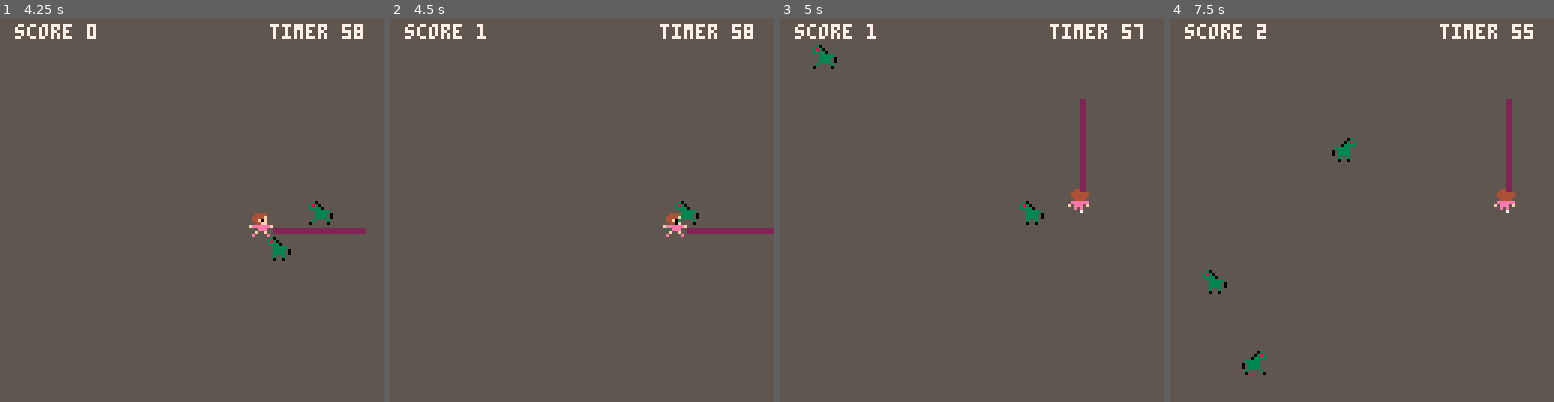
Above: before the commit, frames 1-4 (left to right).
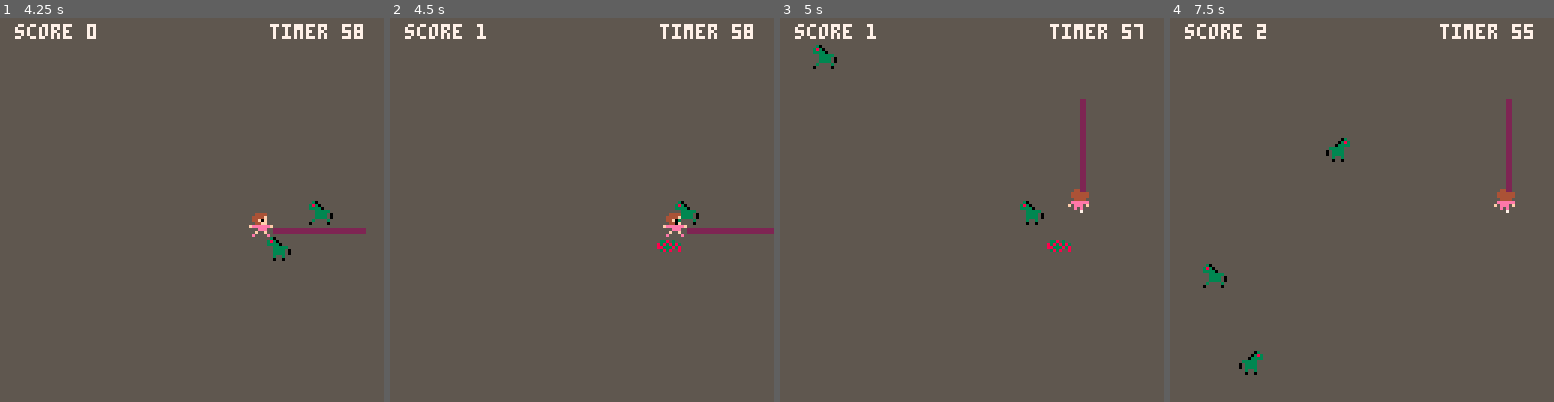
Above: after the commit, the same moments.

Repository: adkinsrs/NoRemorseForAnUndeadHorse
Game: PICO-8 cartridge no_remorse_for_the_undead_horse.p8
Two runs of this game, one before a commit and one after it. Both use one fixed random seed, a clock stepped at 60 frames per second and the inputs below.
Inputs:
- Up to frame 1 (4.25 s): tap X (X key) at 0.33, 1.07, 1.85, 2.97, 4.08 s; tap O (Z key) at 0.7, 1.7, 2.1, 2.5, 2.9, 3.3, 3.7, 4.1 s; hold Right 1.6-2.1 s; hold Up 2.15-2.42 s; hold Right 2.47-3.03 s; hold Left 3.08-3.58 s; hold Down 3.63-3.97 s; hold Right from 4.02 s (still down)
- Up to frame 2 (4.5 s): keep holding Right
- Up to frame 3 (5 s): tap O (Z key) at 4.5, 4.9 s; release Right at 4.68 s; hold Up from 4.73 s (still down)
- Up to frame 4 (7.5 s): release Up at 5.03 s; hold Left 5.08-5.68 s; tap X (X key) at 5.2, 6.32, 7.43 s; tap O (Z key) every 0.4 s from 5.3 to 7.3 s; hold Down 5.73-6.03 s; hold Right 6.08-6.58 s; hold Right 6.63-7.13 s; hold Up 7.18-7.45 s

Frame 1 is identical in both runs. In frame 2, 0.2% of the frame differs, in the area x 69-76%, y 57-61%; in frame 3, 0.2%; in frame 4, 0.6%, in the area x 8-49%, y 31-93%.

Commit message:
added death state

Diff:
--- a/no_remorse_for_the_undead_horse.p8
+++ b/no_remorse_for_the_undead_horse.p8
@@ -42,6 +42,7 @@
 
 	enemies={}
 
+	sfx(2)
 	palt(0,false)
 	palt(5,true)
 end
@@ -100,7 +101,15 @@
 		e.y+=e.dy
 		e.t+=1
 
-		if e.t%8<3 then e.s=7 else e.s=6 end
+		if e.alive then
+			if e.t%8<3 then e.s=7 else e.s=6 end
+		else
+			e.s = 8
+			e.dx = 0
+			e.dy = 0
+			e.w=0
+			e.h=0
+		end
 
 		if e.t==128 then
 			del(enemies,e)
@@ -109,7 +118,9 @@
 
 		if collide(pole,e) and pole.active then
 			sfx(1)
-			del(enemies,e)
+			-- leave blood pile
+			e.alive=false
+			e.t=64
 			score +=1
 		end
 	end
@@ -188,6 +199,7 @@
 	if rnd(1)<0.5 then right=false end
 	add(enemies, {
 		s=6
+		,alive=true
 		,x=(right and (dx>0 and 0 or 119) or flr(rnd(120)))
 		,y=(right and flr(rnd(120)) or (dy>0 and 0 or 119))
 		,w=8
@@ -311,14 +323,15 @@
 end
 
 __gfx__
-00000000554444555544445555444455554444555544445553055555530555550000000000000000000000000000000000000000000000000000000000000000
-0000000054f444455444444554444f5554444f5554f4444538305555383055550000000000000000000000000000000000000000000000000000000000000000
-00700700540f0f4554444445544f0f55544f0f55540f0f4533330555333305550000000000000000000000000000000000000000000000000000000000000000
-0007700055fffe55554444555544ff555544ff5555fffe5555333335553333350000000000000000000000000000000000000000000000000000000000000000
-000770005eeeeee55eeeeee55eeeee55feeeeeef5eeeeee555333350553333500000000000000000000000000000000000000000000000000000000000000000
-007007005feeee5f5f5eee5f5f5eee55555eee55f5eeeef555333350553333500000000000000000000000000000000000000000000000000000000000000000
-0000000055ee5e55555e5e55555ff55555f55f5555e5ee5555355355535555350000000000000000000000000000000000000000000000000000000000000000
-000000005577555555575555555ee5555e5555e55555775555055055055555050000000000000000000000000000000000000000000000000000000000000000
-
-
-
+00000000554444555544445555444455554444555544445553055555530555555555555500000000000000000000000000000000000000000000000000000000
+0000000054f444455444444554444f5554444f5554f4444538305555383055555555555500000000000000000000000000000000000000000000000000000000
+00700700540f0f4554444445544f0f55544f0f55540f0f4533330555333305555555555500000000000000000000000000000000000000000000000000000000
+0007700055fffe55554444555544ff555544ff5555fffe5555333335553333355555555500000000000000000000000000000000000000000000000000000000
+000770005eeeeee55eeeeee55eeeee55feeeeeef5eeeeee555333350553333505338535500000000000000000000000000000000000000000000000000000000
+007007005feeee5f5f5eee5f5f5eee55555eee55f5eeeef555333350553333508383838300000000000000000000000000000000000000000000000000000000
+0000000055ee5e55555e5e55555ff55555f55f5555e5ee5555355355535555358833383800000000000000000000000000000000000000000000000000000000
+000000005577555555575555555ee5555e5555e55555775555055055055555055383855800000000000000000000000000000000000000000000000000000000
+…(4 lines of a section not shown)…
Not shown, changed: the sound effects (__sfx__) section of no_remorse_for_the_undead_horse.p8
